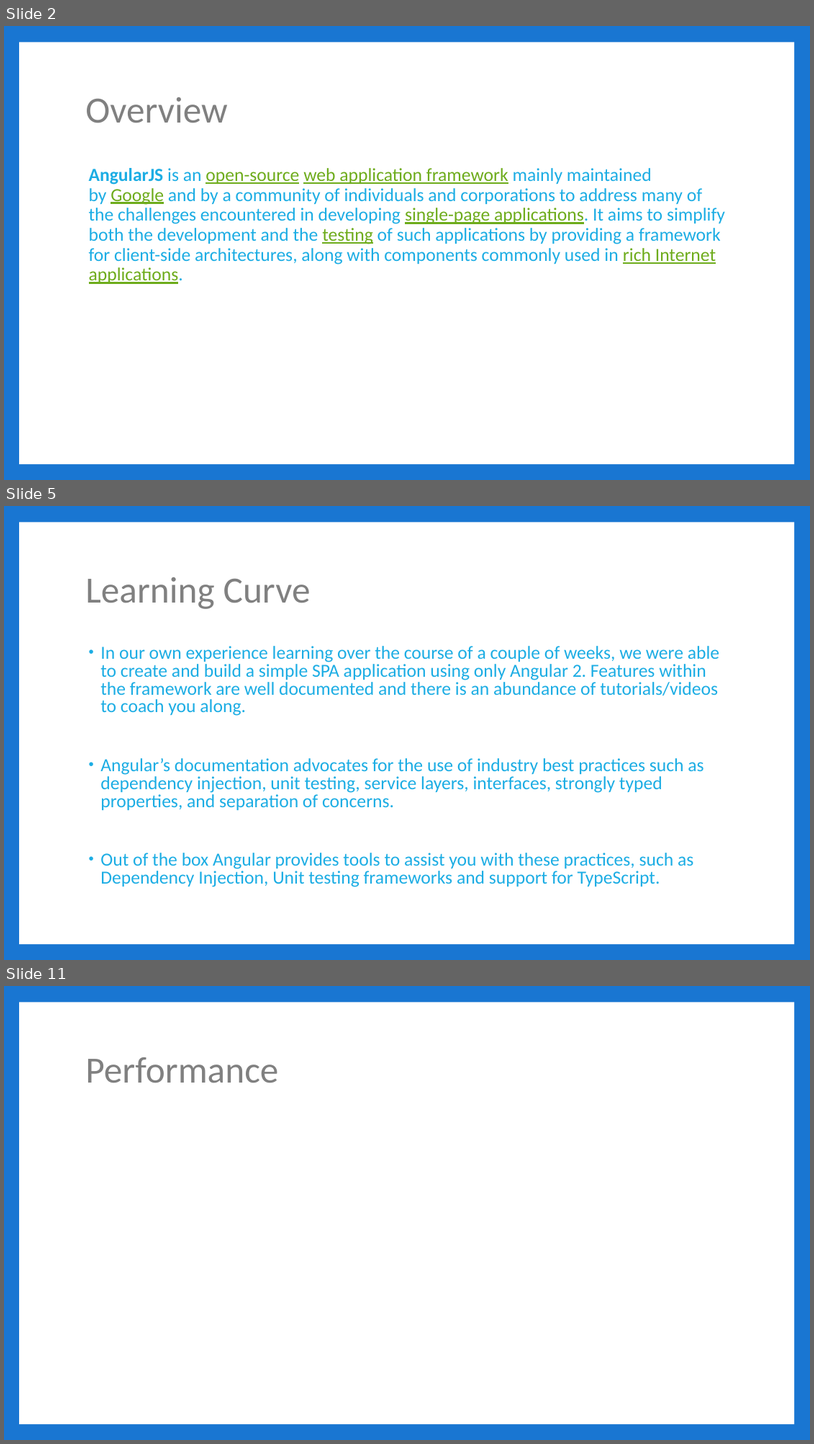
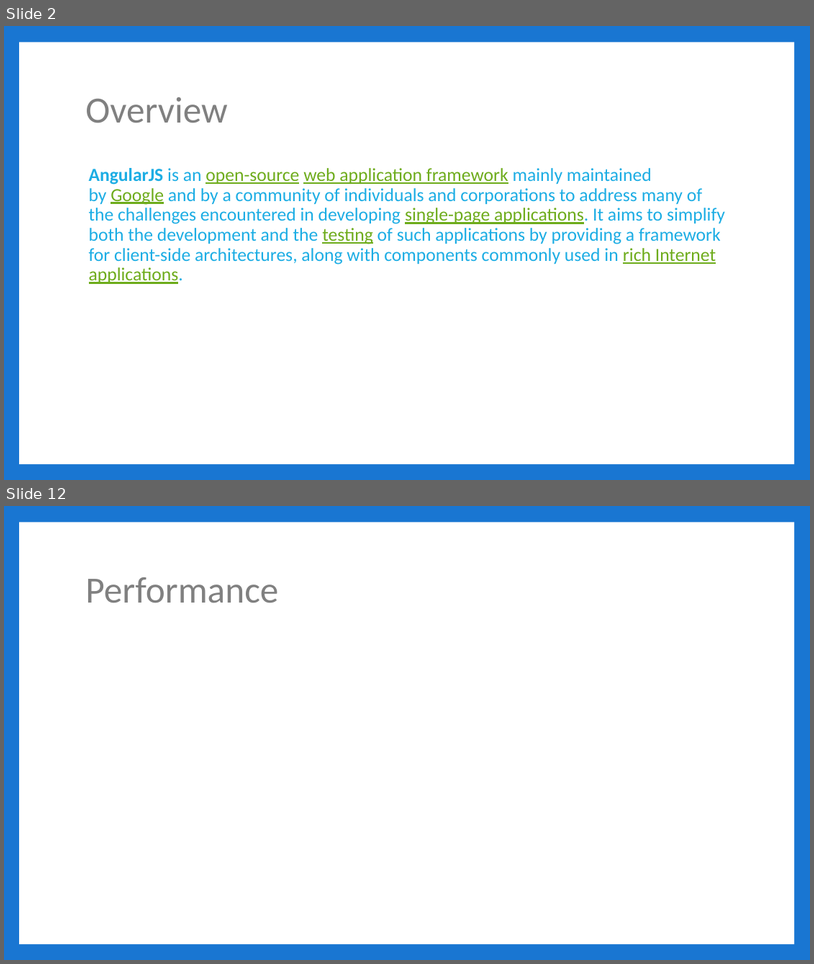
Before and after one commit to jbicks/angular2-demo, a slide deck: Angular2.pptx. Shown one above the other, each under a label of ours: slides 2, 5 and 11 before the commit, slides 2 and 12 after it; the slides between them are not shown. The pictures are 814x1444 and 814x964 pixels, drawn with LibreOffice and Linux fonts; fonts in the diff are those of the drawing. Boxes give left, top, right and bottom in pixels: in the first picture for what was removed or moved away, otherwise in the second. Text is boxed around its words. In the diff, an @@ line names an element or a change of style, - is before the commit and + after.

Commit message:
- changes for PPTX

```diff
--- a/Angular2.pptx
+++ b/Angular2.pptx
@@ slide 5 removed at (4,506,810,960), background #1976D2; not listed: 1 template element that a slide beside it also shows @@
@@ title removed at (85,577,311,609) @@
-Learning Curve
@@ text removed at (100,646,720,887) @@
-• In our own experience learning over the course of a couple of weeks, we were able to create and build a simple SPA application using only Angular 2. Features within the framework are well documented and there is an abundance of tutorials/videos to coach you along.
-• Angular’s documentation advocates for the use of industry best practices such as dependency injection, unit testing, service layers, interfaces, strongly typed properties, and separation of concerns.
-• Out of the box Angular provides tools to assist you with these practices, such as Dependency Injection, Unit testing frameworks and support for TypeScript.
@@ what was slide 11 is now slide 12 @@
```
Also in this commit, not shown: 4 slides changed, 8 slides added, 6 other slides removed, 5 other files.
